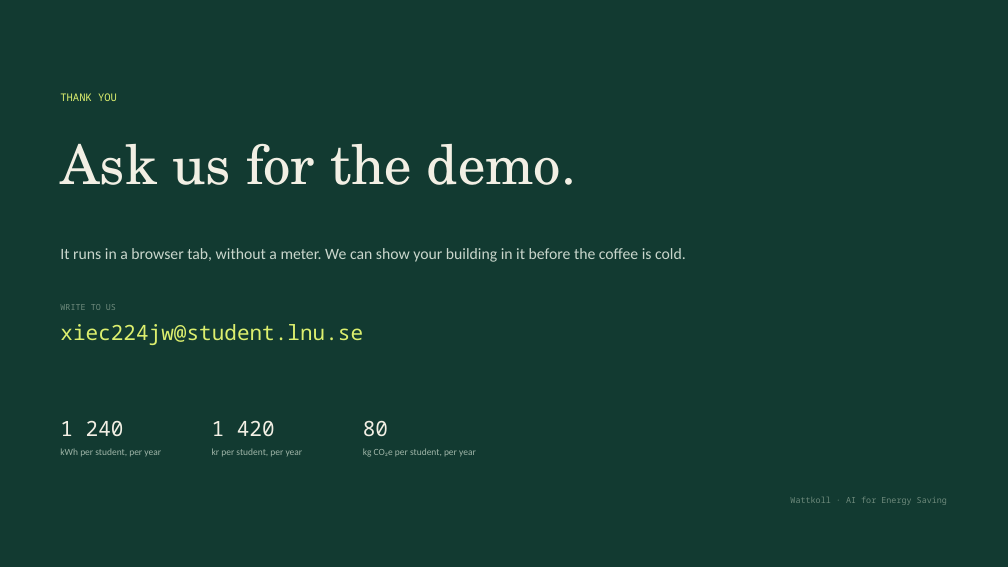
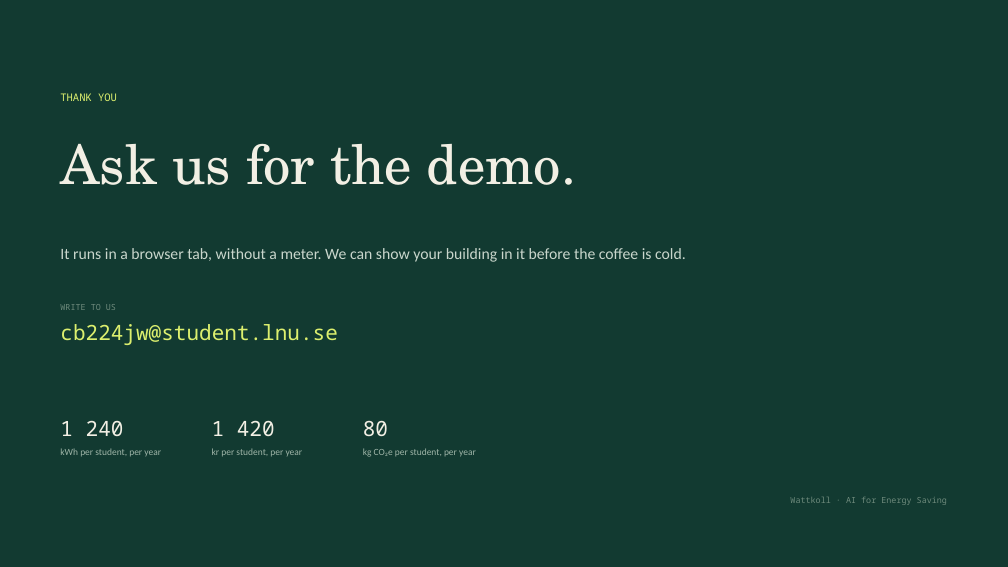
Before and after one commit to ChenzeBai/wattkoll, a slide deck: slide 7 of deck/Wattkoll-pitch.pptx (slide 10 before the commit). Drawn at 1008x567 pixels with LibreOffice and Linux fonts; fonts in the diff are those of the drawing. Boxes give left, top, right and bottom in pixels: in the first picture for what was removed or moved away, otherwise in the second. Text is boxed around its words. In the diff, an @@ line names an element or a change of style, - is before the commit and + after.

```diff
--- a/deck/Wattkoll-pitch.pptx
+++ b/deck/Wattkoll-pitch.pptx
@@ text at <box>60,324,337,345</box>: text changed @@
-xiec224jw@student.lnu.se
+cb224jw@student.lnu.se
```
Also in this commit, not shown: 5 other slides changed, 3 slides removed, 6 other files.
